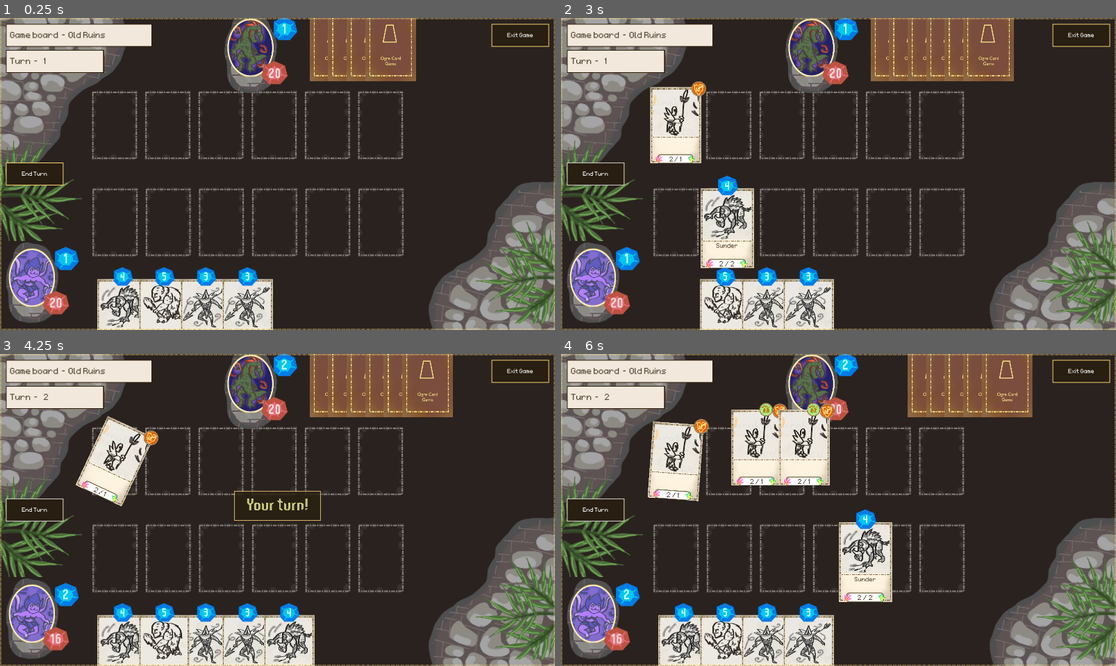
Above: before the commit, frames 1-4 (two rows, left to right).
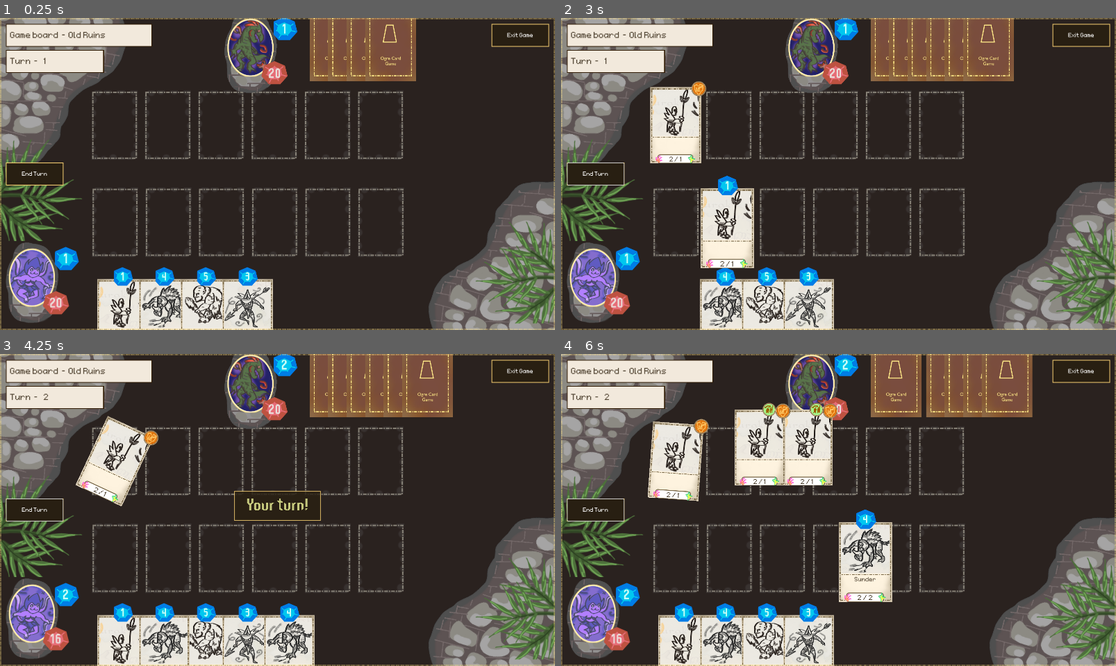
Above: after the commit, the same moments.

Repository: OttoElomaa/Godot-4-Ogre-Card-Game
Game: Godot game, scene res://GameScenes/main.tscn
Two runs of this game, one before a commit and one after it. Both use one fixed random seed, a clock stepped at 60 frames per second and the inputs below.
Inputs (mouse positions are in pixels of both pictures, inside the frame that each line leads up to):
- Up to frame 1 (0.25 s): no input
- Up to frame 2 (3 s): click (594, 174) at 0.5 s; click (594, 174) at 1.25 s; click (594, 174) at 2 s; drag from (683, 317) to (816, 49) at 2.77 s
- Up to frame 3 (4.25 s): drag from (166, 653) to (255, 385) at 3.52 s
- Up to frame 4 (6 s): move the mouse to (766, 653) at 4.27 s; click (766, 653) at 4.42 s; drag from (810, 653) to (894, 378) at 5.02 s; tap Enter at 5.75 s; drag from (849, 653) to (894, 378) at 5.77 s

The runs differ from the first frame. In frame 1, 1.6% of the frame differs, in the area x 17-41%, y 81-100%; in frame 2, 1.8%; in frame 3, 1.6%; in frame 4, 5.1%, in the area x 17-66%, y 0-100%.

Commit message:
Cards with 0 health get destroyed by any combat.

Diff:
--- a/Cards/card.gd
+++ b/Cards/card.gd
@@ -192,6 +192,11 @@
 		else:
 			health = 0
 
+	#### ANY CARD CAN DESTROY A CARD WITH 0 HEALTH
+	if isBrittle:
+		if card.damage > 0:
+			selfDestroyed = true
+
 	#### UPDATE VISUALS AND RETURN DESTROYED STATUS
 	updateCardLabels()
 	return selfDestroyed
@@ -206,6 +211,8 @@
 		#### IF NO DUELIST, MUTUAL DESTRUCTION = TRADE
 		elif not otherCard.hasDuelist:
 			hasLethal = true
+		elif damage > 0 and otherCard.health <= 0:
+			hasLethal = true
 
 	return hasLethal
 
--- a/GameScenes/cards_manager.gd
+++ b/GameScenes/cards_manager.gd
@@ -34,9 +34,10 @@
 
 
 func dealPlayerHand():
-	dumbHandDrawCounter = 5
+	dumbHandDrawCounter = 0
 	for i in range(STARTING_HAND_SIZE):
 		drawCard($PlayerHand)
+		dumbHandDrawCounter += 1
 	updateHandCardsVisuals()
 
 
--- a/GameScenes/main.tscn
+++ b/GameScenes/main.tscn
@@ -24,6 +24,45 @@
 [sub_resource type="RectangleShape2D" id="RectangleShape2D_dj0be"]
 size = Vector2(256, 305)
 
+[sub_resource type="Animation" id="Animation_fjy3t"]
+length = 0.001
+tracks/0/type = "value"
+tracks/0/imported = false
+tracks/0/enabled = true
+tracks/0/path = NodePath("Canvas:visible")
+tracks/0/interp = 1
+tracks/0/loop_wrap = true
+tracks/0/keys = {
+"times": PackedFloat32Array(0),
+"transitions": PackedFloat32Array(1),
+"update": 1,
+"values": [false]
+}
+tracks/1/type = "value"
+tracks/1/imported = false
+tracks/1/enabled = true
+tracks/1/path = NodePath("Canvas:offset")
+tracks/1/interp = 1
+tracks/1/loop_wrap = true
+tracks/1/keys = {
+"times": PackedFloat32Array(0),
+"transitions": PackedFloat32Array(1),
+"update": 0,
+"values": [Vector2(0, 0)]
+}
+tracks/2/type = "value"
+tracks/2/imported = false
+tracks/2/enabled = true
+tracks/2/path = NodePath("Canvas/PopupPanel:modulate")
+tracks/2/interp = 1
+tracks/2/loop_wrap = true
+tracks/2/keys = {
+"times": PackedFloat32Array(0),
+"transitions": PackedFloat32Array(1),
+"update": 0,
+"values": [Color(1, 1, 1, 1)]
+}
+
 [sub_resource type="Animation" id="Animation_c0uhk"]
 resource_name = "ShowPopup"
 tracks/0/type = "value"
@@ -61,45 +100,6 @@
 "transitions": PackedFloat32Array(1, 1),
 "update": 0,
 "values": [Color(1, 1, 1, 1), Color(1, 1, 1, 0)]
-}
-
-[sub_resource type="Animation" id="Animation_fjy3t"]
-length = 0.001
-tracks/0/type = "value"
-tracks/0/imported = false
-tracks/0/enabled = true
-tracks/0/path = NodePath("Canvas:visible")
-tracks/0/interp = 1
-tracks/0/loop_wrap = true
-tracks/0/keys = {
-"times": PackedFloat32Array(0),
-"transitions": PackedFloat32Array(1),
-"update": 1,
-"values": [false]
-}
-tracks/1/type = "value"
-tracks/1/imported = false
-tracks/1/enabled = true
-tracks/1/path = NodePath("Canvas:offset")
-tracks/1/interp = 1
-tracks/1/loop_wrap = true
-tracks/1/keys = {
-"times": PackedFloat32Array(0),
-"transitions": PackedFloat32Array(1),
-"update": 0,
-"values": [Vector2(0, 0)]
-}
-tracks/2/type = "value"
-tracks/2/imported = false
-tracks/2/enabled = true
-tracks/2/path = NodePath("Canvas/PopupPanel:modulate")
-tracks/2/interp = 1
-tracks/2/loop_wrap = true
-tracks/2/keys = {
-"times": PackedFloat32Array(0),
-"transitions": PackedFloat32Array(1),
-"update": 0,
-"values": [Color(1, 1, 1, 1)]
 }
 
 [sub_resource type="AnimationLibrary" id="AnimationLibrary_on7x6"]
Binary file changed: Art/CardComponents/card-action-state-indicator-texture-active-V2.png
Binary file changed: Art/CardComponents/card-action-state-indicator-texture-traveling-V2.png
